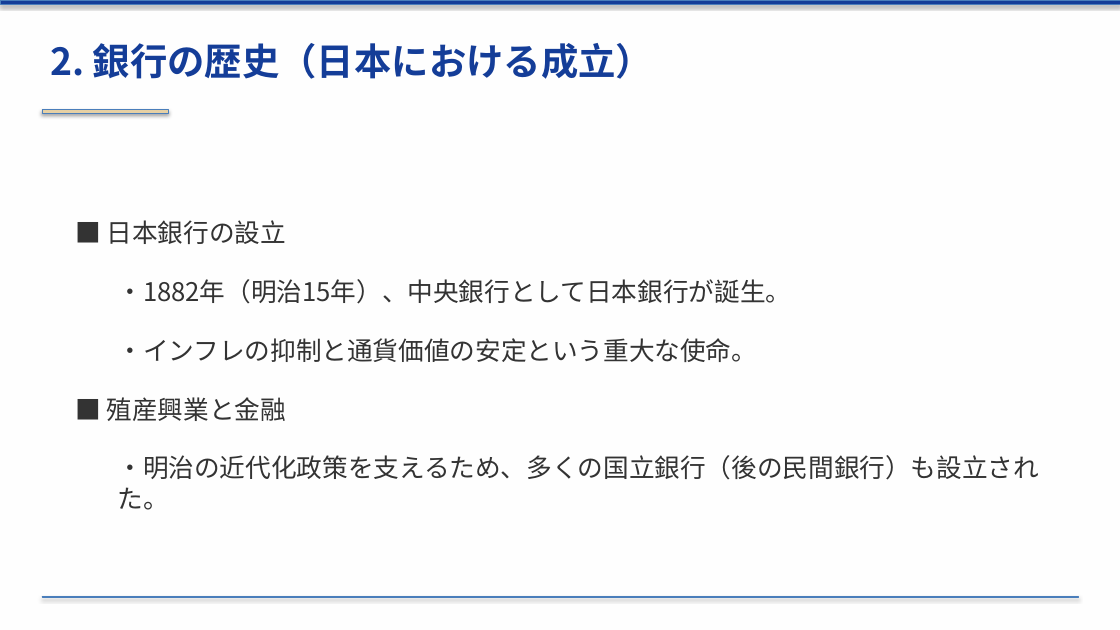
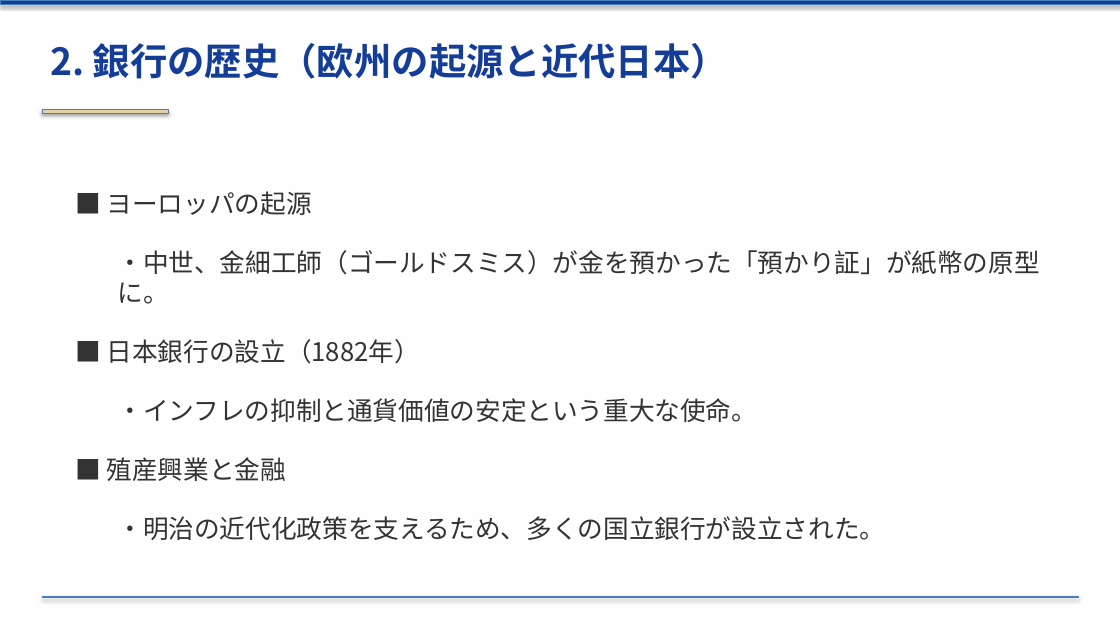
Before and after one commit to xilicrysta/bank-pptx, a slide deck: slide 7 of bank_industry_presentation.pptx. Drawn at 1120x630 pixels with LibreOffice and Linux fonts; fonts in the diff are those of the drawing. Boxes give left, top, right and bottom in pixels: in the first picture for what was removed or moved away, otherwise in the second. Text is boxed around its words. In the diff, an @@ line names an element or a change of style, - is before the commit and + after.

```diff
--- a/bank_industry_presentation.pptx
+++ b/bank_industry_presentation.pptx
@@ text at <box>50,43,728,79</box>: text changed @@
-2. 銀行の歴史（日本における成立）
+2. 銀行の歴史（欧州の起源と近代日本）
@@ text at <box>107,191,1039,364</box>: text changed @@
-■ 日本銀行の設立
-  ・1882年（明治15年）、中央銀行として日本銀行が誕生。
+■ ヨーロッパの起源
+  ・中世、金細工師（ゴールドスミス）が金を預かった「預かり証」が紙幣の原型に。
+■ 日本銀行の設立（1882年）
@@ text at <box>117,516,885,540</box>: text changed @@
-  ・明治の近代化政策を支えるため、多くの国立銀行（後の民間銀行）も設立された。
+  ・明治の近代化政策を支えるため、多くの国立銀行が設立された。
```
Also in this commit, not shown: 4 other slides changed, 2 other files.
